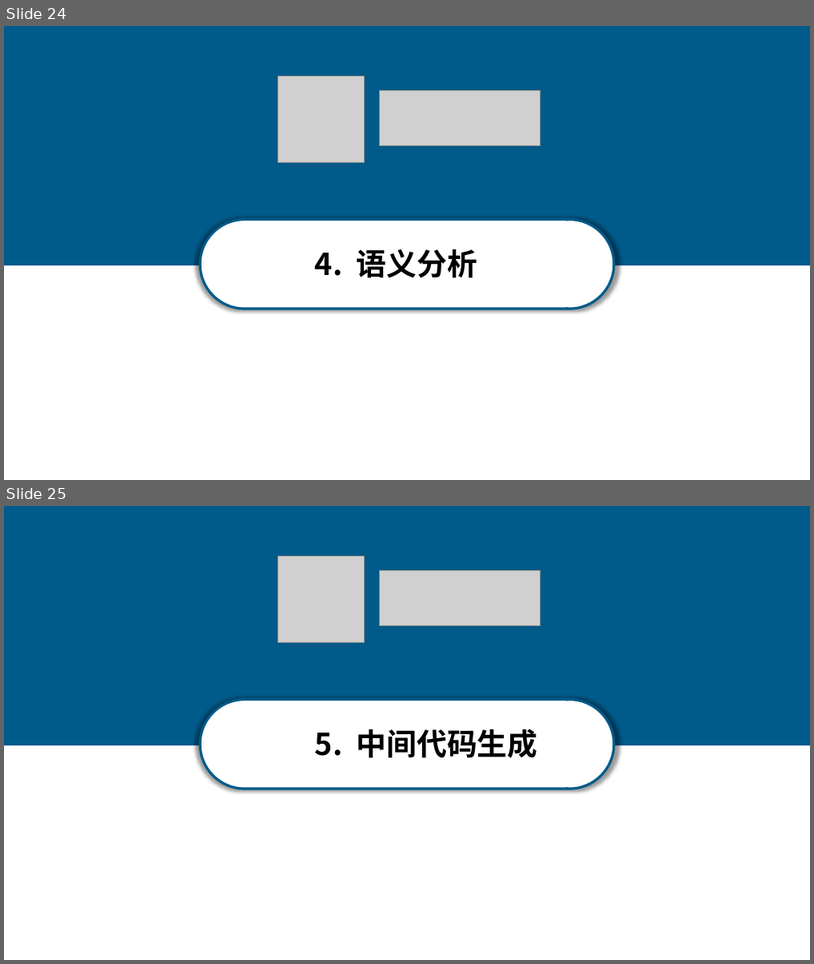
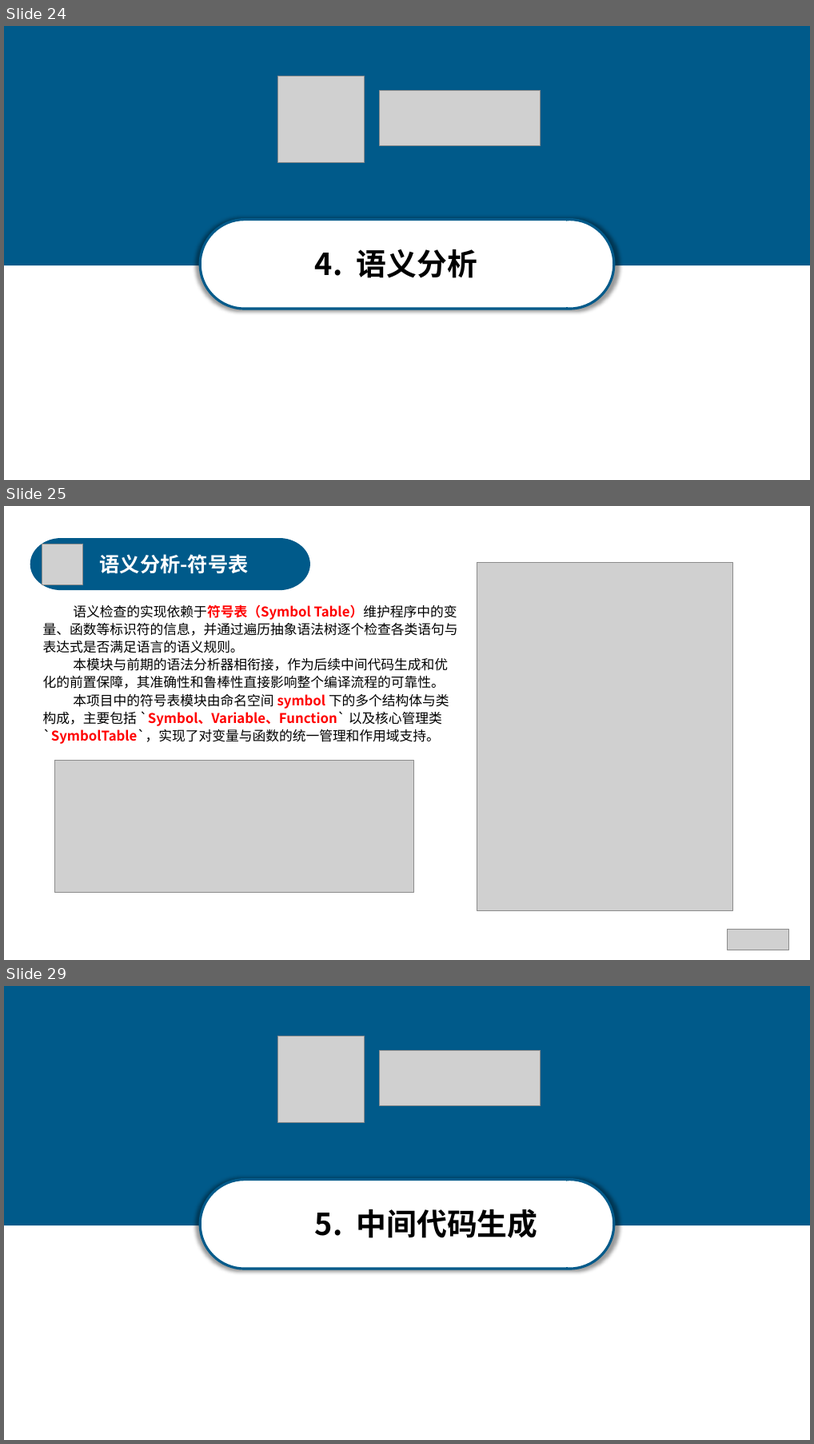
Before and after one commit to anxi710/compiler-principle-project, a slide deck: report/compiler_ppt.pptx. Shown one above the other, each under a label of ours: slides 24 and 25 before the commit, slides 24, 25 and 29 after it; the slides between them are not shown. The pictures are 814x964 and 814x1444 pixels, drawn with LibreOffice and Linux fonts; fonts in the diff are those of the drawing; grey boxes stand for pictures. Boxes give left, top, right and bottom in pixels: in the first picture for what was removed or moved away, otherwise in the second. Text is boxed around its words. In the diff, an @@ line names an element or a change of style, - is before the commit and + after.

```diff
--- a/report/compiler_ppt.pptx
+++ b/report/compiler_ppt.pptx
@@ slide 25 added at (4,506,810,960), background #FFFFFF @@
@@ freeform shape added at (31,540,309,589), fill #005A8A, outline #005A8A 3 pt @@
@@ picture added at (42,544,83,584) @@
@@ text added at (100,554,249,574), 24 pt, text #FFFFFF, bold @@
+语义分析-符号表
@@ picture added at (478,562,734,911) @@
@@ text added at (43,604,458,744), 16 pt, text #000000 @@
+语义检查的实现依赖于符号表（Symbol Table）维护程序中的变量、函数等标识符的信息，并通过遍历抽象语法树逐个检查各类语句与表达式是否满足语言的语义规则。
+本模块与前期的语法分析器相衔接，作为后续中间代码生成和优化的前置保障，其准确性和鲁棒性直接影响整个编译流程的可靠性。
+本项目中的符号表模块由命名空间 symbol 下的多个结构体与类构成，主要包括 `Symbol、Variable、Function` 以及核心管理类 `SymbolTable`，实现了对变量与函数的统一管理和作用域支持。
@@ picture added at (55,760,414,892) @@
@@ picture added at (727,929,790,949) @@
@@ what was slide 25 is now slide 29 @@
```
Also in this commit, not shown: 1 slide changed, 3 other slides added, 3 other files.
